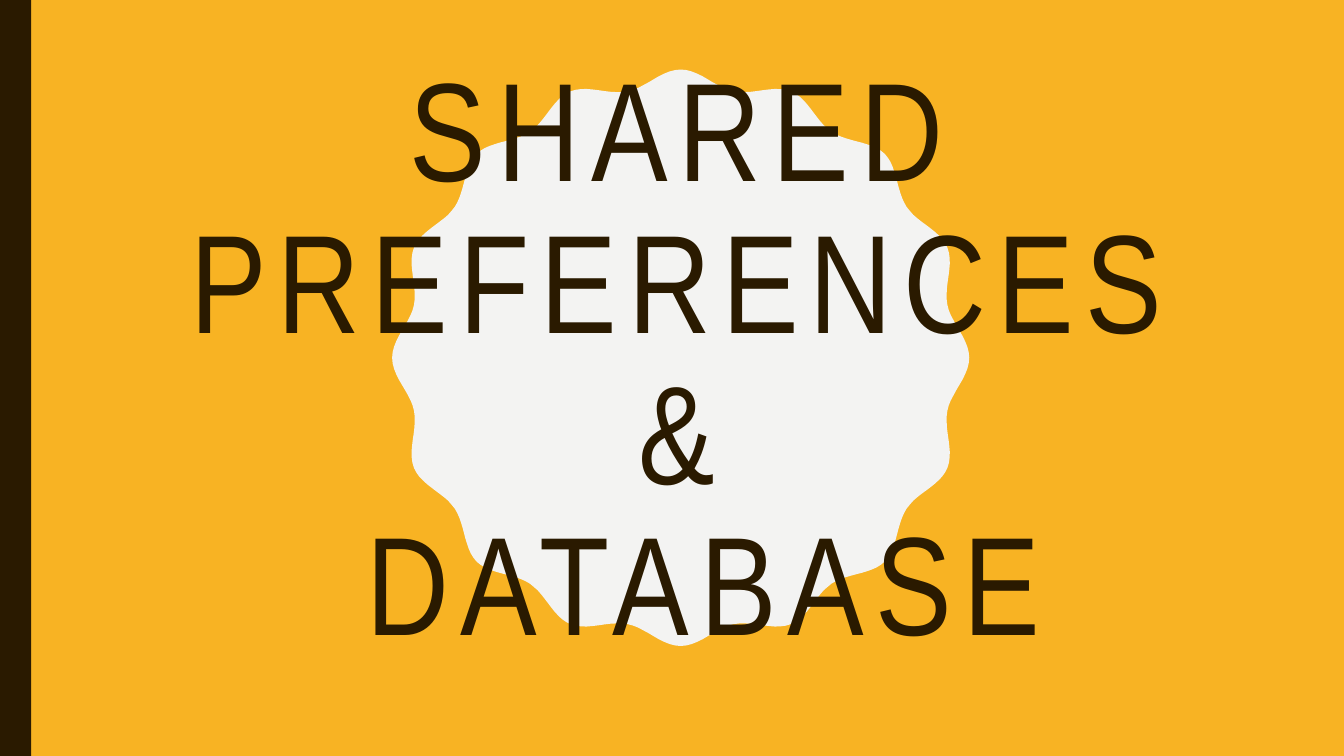
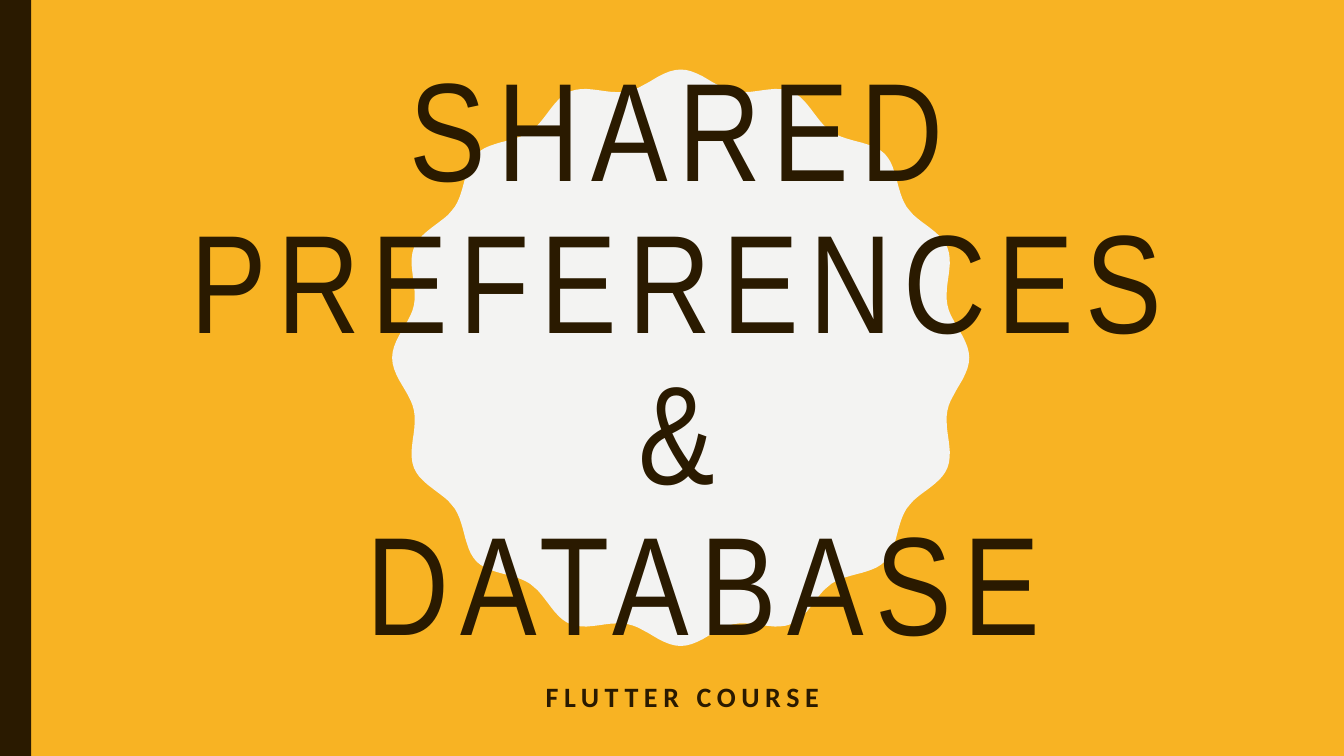
Before and after one commit to youssef2050/Course, a slide deck: slide 1 of Shared Preferences.pptx. Drawn at 1344x756 pixels with LibreOffice and Linux fonts; fonts in the diff are those of the drawing. Boxes give left, top, right and bottom in pixels: in the first picture for what was removed or moved away, otherwise in the second. Text is boxed around its words. In the diff, an @@ line names an element or a change of style, - is before the commit and + after.

Commit message:
database

```diff
--- a/Shared Preferences.pptx
+++ b/Shared Preferences.pptx
@@ subtitle added at bbox=[546, 688, 819, 707], 20 pt, text #2A1A00, bold @@
+FLUTTER COURSE
```
Also in this commit, not shown: 10 slides added, 1 other file.
